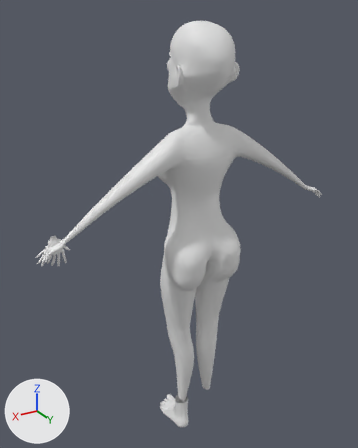
The Blender file mavis.blend: old version first, new version second.
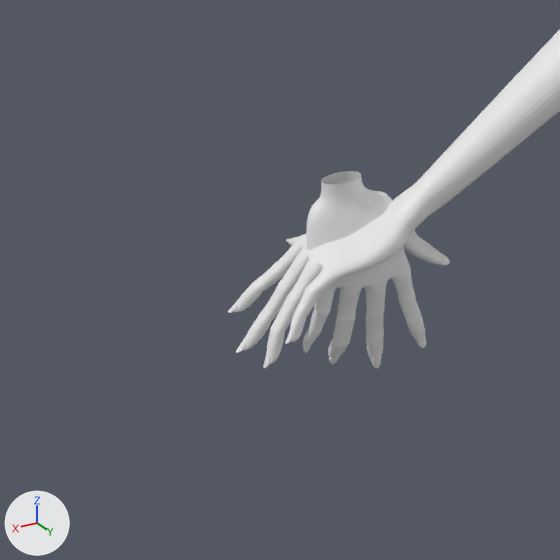
The first picture shows the older version from a 50 mm lens placed at (1.54, 2.33, 2.76), pointed at (0.05, -0.16, 1.52). The close-ups show both versions on the part from 0% to 24% of the width and 47% to 66% of the height of that picture; other places that the commit changed are outside them. Arrows for +X, +Y and +Z are at lower left; the lights stay in place.

Names of what the first close-up shows: 'body', 'hand'.
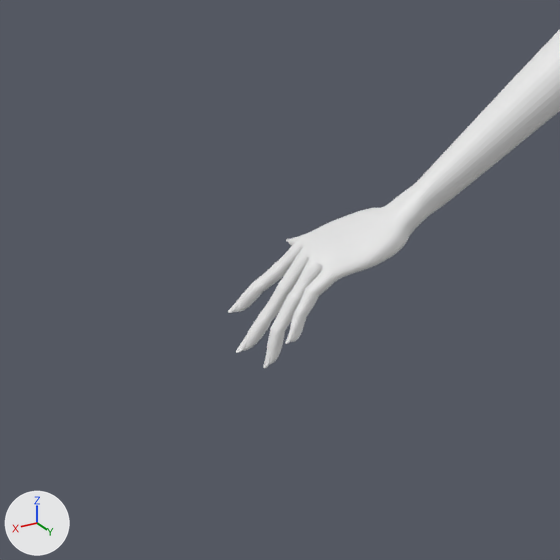
Boxes (x1, y1, x2, y2) around the edits, measured in the close-ups (560 x 560 px):
```json
{"object": "hand", "change": "hidden", "before": [303, 171, 450, 368]}
```

The change, as JSON lines over the scene's bpy script:
```json
{"op": "add", "block": "ob_hand", "code": "ob_hand.hide_set(True)"}
```
